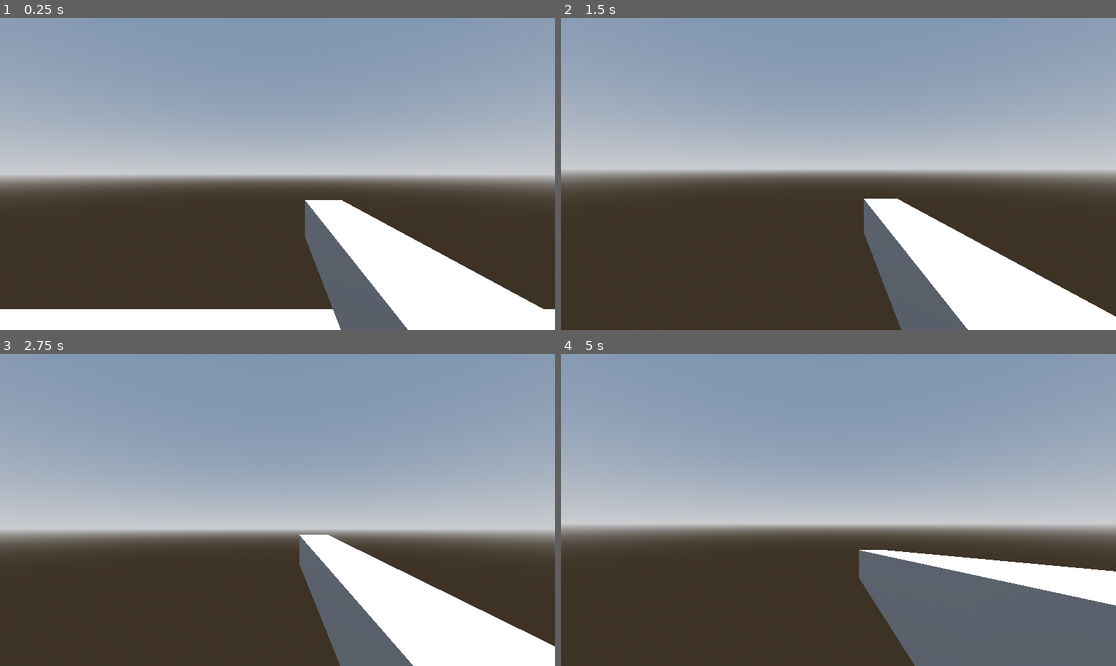
Above: before the commit, frames 1-4 (two rows, left to right).
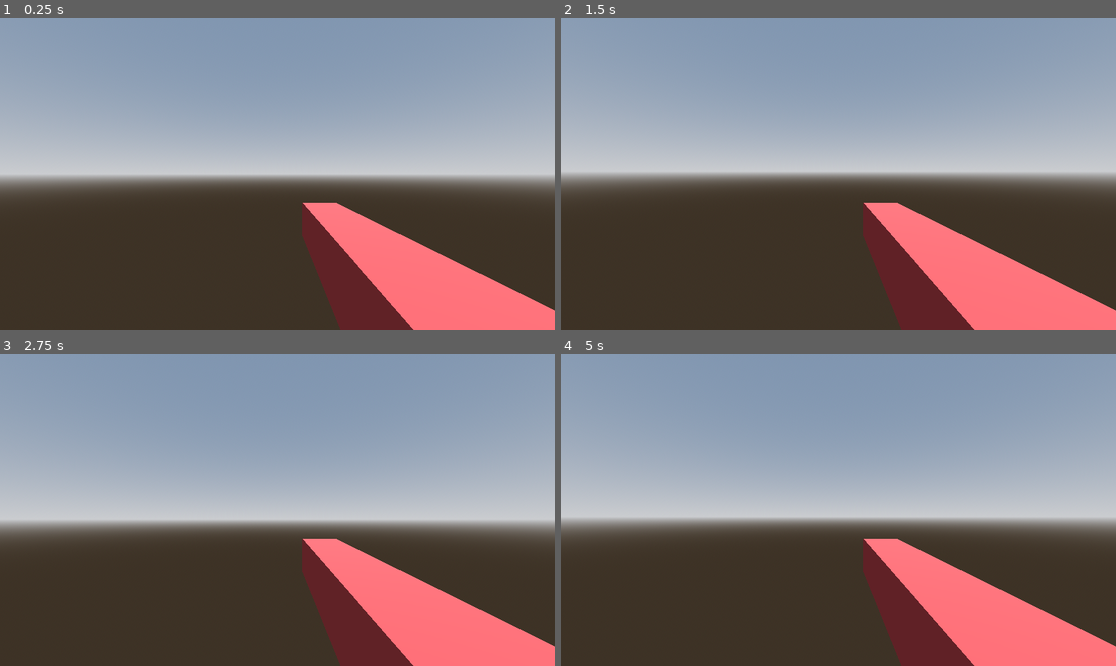
Above: after the commit, the same moments.

Repository: Shreyashz/stonelympics
Game: Godot game, scene res://Levels/test_scene.tscn
Two runs of this game, one before a commit and one after it. Both use one fixed random seed, a clock stepped at 60 frames per second and the inputs below.
Inputs (mouse positions are in pixels of both pictures, inside the frame that each line leads up to):
- Up to frame 1 (0.25 s): no input
- Up to frame 2 (1.5 s): move the mouse to (866, 174) at 0.52 s; press the mouse at (866, 174) at 0.53 s; hold W (move_forward) from 0.53 s (still down); tap Space (jump) at 0.77 s; tap Enter at 1.25 s; move the mouse to (810, 174) at 1.27 s; release the mouse at (810, 174) at 1.28 s; click (810, 174) at 1.35 s
- Up to frame 3 (2.75 s): keep holding W (move_forward); tap Space (jump) at 1.52 s; move the mouse to (288, 503) at 2.02 s; press the mouse at (288, 503) at 2.03 s
- Up to frame 4 (5 s): keep holding W (move_forward); tap Space (jump) at 2.75, 3.02, 3.77, 4.52 s; move the mouse to (832, 516) at 2.77 s; release the mouse at (832, 516) at 2.78 s; click (832, 516) at 2.85 s; move the mouse to (877, 513) at 3.52 s; press the mouse at (877, 513) at 3.53 s; tap Enter at 4.25 s; move the mouse to (794, 506) at 4.27 s; release the mouse at (794, 506) at 4.28 s; click (794, 506) at 4.35 s

The runs differ from the first frame. In frame 1, 15% of the frame differs, in the area x 0-100%, y 58-100%; in frame 2, 13%; in frame 3, 18%; in frame 4, 20%, in the area x 0-100%, y 52-100%.

Commit message:
Hands added as well as grab machanic with little bug when the roations are way faster

Diff:
--- a/Levels/test_scene.tscn
+++ b/Levels/test_scene.tscn
@@ -1,6 +1,7 @@
-[gd_scene load_steps=7 format=3 uid="uid://drxbc4q41gwl0"]
+[gd_scene load_steps=8 format=3 uid="uid://drxbc4q41gwl0"]
 
 [ext_resource type="PackedScene" uid="uid://c0t3nqlqllq6p" path="res://prefabs/PlayerBody.tscn" id="1_abhxl"]
+[ext_resource type="PackedScene" uid="uid://bl0lhu0y40bu6" path="res://prefabs/Pickable_Item_rb.tscn" id="2_g54tn"]
 
 [sub_resource type="ProceduralSkyMaterial" id="ProceduralSkyMaterial_vwa3x"]
 sky_horizon_color = Color(0.662243, 0.671743, 0.686743, 1)
@@ -42,3 +43,6 @@
 
 [node name="PlayerBody" parent="." instance=ExtResource("1_abhxl")]
 transform = Transform3D(0.4, 0, 0, 0, 0.4, 0, 0, 0, 0.4, 0, 0.036741, 0)
+
+[node name="PIckable" parent="." instance=ExtResource("2_g54tn")]
+transform = Transform3D(1, 0, 0, 0, 1, 0, 0, 0, 1, 2.18659, -0.108659, -0.015494)
--- a/Scripts/player_body.gd
+++ b/Scripts/player_body.gd
@@ -1,10 +1,13 @@
 extends CharacterBody3D
-
+@export_category("Camera and Player Controls")
 @export var MOUSE_SENSITIVITY :float = 0.5
 @export var tilt_upper_limit := deg_to_rad(85)
 @export var tilt_lower_limit := deg_to_rad(-85)
 @export var CAMERA_CONTROLLER :Camera3D
+@export_category("Hands Control")
 @export var hand_animation_player: AnimationPlayer
+@export var raycast: RayCast3D
+@export var palm: Node3D
 
 const SPEED = 5.0
 const JUMP_VELOCITY = 4.5
@@ -16,12 +19,11 @@
 var player_rotation:Vector3
 var camera_rotation: Vector3
 
+var pickupObj
 
 func _input(event):
 	if event.is_action_pressed("escape"):
 		get_tree().quit()
-	if event.is_action_pressed("primary_fire"):
-		hand_animation_player.play("grab")
 
 func _unhandled_input(event: InputEvent) -> void:
 	mouse_input = event is InputEventMouseMotion and Input.get_mouse_mode() == Input.MOUSE_MODE_CAPTURED
@@ -47,6 +49,17 @@
 func _ready() -> void:
 	Input.mouse_mode = Input.MOUSE_MODE_CAPTURED
 
+func _process(delta: float) -> void:
+	pickupObj = raycast.get_collider()
+	if raycast.is_colliding():
+		if pickupObj.is_in_group("pickable"):
+			if Input.is_action_pressed("primary_fire"):
+				pickupObj.global_position = palm.global_position
+				pickupObj.global_rotation = palm.global_rotation
+				pickupObj.collision_layer = 2
+				pickupObj.linear_velocity = Vector3(0.1, 3.0, 0.1)
+			if Input.is_action_just_pressed("primary_fire"):
+				hand_animation_player.play("grab")
 func _physics_process(delta: float) -> void:
 	# Add the gravity.
 	if not is_on_floor():
--- /dev/null
+++ b/prefabs/Pickable_Item_rb.tscn
@@ -0,0 +1,19 @@
+[gd_scene load_steps=4 format=3 uid="uid://bl0lhu0y40bu6"]
+
+[sub_resource type="BoxShape3D" id="BoxShape3D_7vx2n"]
+size = Vector3(0.5, 0.5, 0.5)
+
+[sub_resource type="StandardMaterial3D" id="StandardMaterial3D_7vx2n"]
+albedo_color = Color(0.05, 0.366667, 1, 1)
+
+[sub_resource type="BoxMesh" id="BoxMesh_m33wc"]
+size = Vector3(0.5, 0.5, 0.5)
+
+[node name="PIckable" type="RigidBody3D" groups=["pickable"]]
+
+[node name="CollisionShape3D" type="CollisionShape3D" parent="."]
+shape = SubResource("BoxShape3D_7vx2n")
+
+[node name="MeshInstance3D" type="MeshInstance3D" parent="."]
+material_override = SubResource("StandardMaterial3D_7vx2n")
+mesh = SubResource("BoxMesh_m33wc")
--- a/prefabs/PlayerBody.tscn
+++ b/prefabs/PlayerBody.tscn
@@ -1,11 +1,14 @@
-[gd_scene load_steps=7 format=3 uid="uid://c0t3nqlqllq6p"]
+[gd_scene load_steps=8 format=3 uid="uid://c0t3nqlqllq6p"]
 
 [ext_resource type="Script" uid="uid://cp6unkuwx4jl3" path="res://Scripts/player_body.gd" id="1_op8cb"]
 
 [sub_resource type="CapsuleShape3D" id="CapsuleShape3D_qo75c"]
 
+[sub_resource type="StandardMaterial3D" id="StandardMaterial3D_op8cb"]
+albedo_color = Color(0.61, 0.2074, 0.2074, 1)
+
 [sub_resource type="BoxMesh" id="BoxMesh_op8cb"]
-size = Vector3(0.2, 0.2, 1.435)
+size = Vector3(0.2, 0.2, 1.2)
 
 [sub_resource type="Animation" id="Animation_op8cb"]
 resource_name = "grab"
@@ -35,43 +38,32 @@
 tracks/2/type = "bezier"
 tracks/2/imported = false
 tracks/2/enabled = true
-tracks/2/path = NodePath(".:position:z")
+tracks/2/path = NodePath(".:rotation:x")
 tracks/2/interp = 1
 tracks/2/loop_wrap = true
 tracks/2/keys = {
 "handle_modes": PackedInt32Array(0, 0, 0, 0),
-"points": PackedFloat32Array(-0.685, -0.25, 0, 0.11, 0, -0.385, -0.055, 0, 0.25, 0, -0.785, -0.25, 0, 0.25, 0, -0.685, -0.25, 0, 0.25, 0),
-"times": PackedFloat32Array(0, 0.166658, 0.6, 1)
+"points": PackedFloat32Array(0, -0.25, 0, 0.11, 0, 0.0523599, -0.055, 0, 0.25, 0, -0.174533, -0.25, 0, 0.25, 0, 0, -0.25, 0, 0.25, 0),
+"times": PackedFloat32Array(0, 0.166667, 0.600025, 1)
 }
 tracks/3/type = "bezier"
 tracks/3/imported = false
 tracks/3/enabled = true
-tracks/3/path = NodePath(".:rotation:x")
+tracks/3/path = NodePath(".:rotation:y")
 tracks/3/interp = 1
 tracks/3/loop_wrap = true
 tracks/3/keys = {
 "handle_modes": PackedInt32Array(0, 0, 0, 0),
-"points": PackedFloat32Array(0, -0.25, 0, 0.11, 0, 0.0523599, -0.055, 0, 0.25, 0, -0.174533, -0.25, 0, 0.25, 0, 0, -0.25, 0, 0.25, 0),
+"points": PackedFloat32Array(0, -0.25, 0, 0.11, 0, 0, -0.055, 0, 0.25, 0, 0, -0.25, 0, 0.25, 0, 0, -0.25, 0, 0.25, 0),
 "times": PackedFloat32Array(0, 0.166667, 0.600025, 1)
 }
 tracks/4/type = "bezier"
 tracks/4/imported = false
 tracks/4/enabled = true
-tracks/4/path = NodePath(".:rotation:y")
+tracks/4/path = NodePath(".:rotation:z")
 tracks/4/interp = 1
 tracks/4/loop_wrap = true
 tracks/4/keys = {
-"handle_modes": PackedInt32Array(0, 0, 0, 0),
-"points": PackedFloat32Array(0, -0.25, 0, 0.11, 0, 0, -0.055, 0, 0.25, 0, 0, -0.25, 0, 0.25, 0, 0, -0.25, 0, 0.25, 0),
-"times": PackedFloat32Array(0, 0.166667, 0.600025, 1)
-}
-tracks/5/type = "bezier"
-tracks/5/imported = false
-tracks/5/enabled = true
-tracks/5/path = NodePath(".:rotation:z")
-tracks/5/interp = 1
-tracks/5/loop_wrap = true
-tracks/5/keys = {
 "handle_modes": PackedInt32Array(0, 0, 0, 0),
 "points": PackedFloat32Array(0, -0.25, 0, 0.11, 0, 0, -0.055, 0, 0.25, 0, 0, -0.25, 0, 0.25, 0, 0, -0.25, 0, 0.25, 0),
 "times": PackedFloat32Array(0, 0.166667, 0.600025, 1)
@@ -104,18 +96,18 @@
 tracks/2/type = "bezier"
 tracks/2/imported = false
 tracks/2/enabled = true
-tracks/2/path = NodePath(".:position:z")
+tracks/2/path = NodePath(".:rotation:x")
 tracks/2/interp = 1
 tracks/2/loop_wrap = true
 tracks/2/keys = {
 "handle_modes": PackedInt32Array(0),
-"points": PackedFloat32Array(-0.685, -0.25, 0, 0.25, 0),
+"points": PackedFloat32Array(0, -0.25, 0, 0.25, 0),
 "times": PackedFloat32Array(0)
 }
 tracks/3/type = "bezier"
 tracks/3/imported = false
 tracks/3/enabled = true
-tracks/3/path = NodePath(".:rotation:x")
+tracks/3/path = NodePath(".:rotation:y")
 tracks/3/interp = 1
 tracks/3/loop_wrap = true
 tracks/3/keys = {
@@ -126,21 +118,10 @@
 tracks/4/type = "bezier"
 tracks/4/imported = false
 tracks/4/enabled = true
-tracks/4/path = NodePath(".:rotation:y")
+tracks/4/path = NodePath(".:rotation:z")
 tracks/4/interp = 1
 tracks/4/loop_wrap = true
 tracks/4/keys = {
-"handle_modes": PackedInt32Array(0),
-"points": PackedFloat32Array(0, -0.25, 0, 0.25, 0),
-"times": PackedFloat32Array(0)
-}
-tracks/5/type = "bezier"
-tracks/5/imported = false
-tracks/5/enabled = true
-tracks/5/path = NodePath(".:rotation:z")
-tracks/5/interp = 1
-tracks/5/loop_wrap = true
-tracks/5/keys = {
 "handle_modes": PackedInt32Array(0),
 "points": PackedFloat32Array(0, -0.25, 0, 0.25, 0),
 "times": PackedFloat32Array(0)
@@ -152,23 +133,35 @@
 &"grab": SubResource("Animation_op8cb")
 }
 
-[node name="PlayerBody" type="CharacterBody3D" node_paths=PackedStringArray("CAMERA_CONTROLLER", "hand_animation_player")]
+[node name="player_Characterbody" type="CharacterBody3D" node_paths=PackedStringArray("CAMERA_CONTROLLER", "hand_animation_player", "raycast", "palm")]
 script = ExtResource("1_op8cb")
-CAMERA_CONTROLLER = NodePath("Camera3D")
-hand_animation_player = NodePath("Camera3D/Hand/Hand Animations")
+MOUSE_SENSITIVITY = 0.25
+CAMERA_CONTROLLER = NodePath("player_Camera")
+hand_animation_player = NodePath("player_Camera/player_hand/Hand Animations")
+raycast = NodePath("player_Camera/Grabraycast")
+palm = NodePath("player_Camera/player_palm")
 
-[node name="CollisionShape3D" type="CollisionShape3D" parent="."]
+[node name="body_player_Collision" type="CollisionShape3D" parent="."]
 shape = SubResource("CapsuleShape3D_qo75c")
 
-[node name="Camera3D" type="Camera3D" parent="."]
+[node name="player_Camera" type="Camera3D" parent="."]
+transform = Transform3D(1, 0, 0, 0, 1, 0, 0, 0, 1, 0, 0.496426, 0)
 
-[node name="Hand" type="MeshInstance3D" parent="Camera3D"]
-transform = Transform3D(1, 0, 0, 0, 1, 0, 0, 0, 1, 0.25, -0.272, -0.685)
+[node name="player_hand" type="MeshInstance3D" parent="player_Camera"]
+transform = Transform3D(1, 0, 0, 0, 1, 0, 0, 0, 1, 0.25, -0.272, -0.626)
+material_override = SubResource("StandardMaterial3D_op8cb")
 mesh = SubResource("BoxMesh_op8cb")
 skeleton = NodePath("../..")
 
-[node name="Hand Animations" type="AnimationPlayer" parent="Camera3D/Hand"]
+[node name="Hand Animations" type="AnimationPlayer" parent="player_Camera/player_hand"]
 libraries = {
 &"": SubResource("AnimationLibrary_l1bsi")
 }
-autoplay = "grab"
+
+[node name="Grabraycast" type="RayCast3D" parent="player_Camera"]
+transform = Transform3D(1, 0, 0, 0, 1, 0, 0, 0, 1, 0.254276, -0.280602, -0.5)
+target_position = Vector3(0, 0, -3)
+collision_mask = 3
+
+[node name="player_palm" type="Node3D" parent="player_Camera"]
+transform = Transform3D(1, 0, 0, 0, 1, 0, 0, 0, 1, 0.229514, -0.26331, -1.14637)
--- a/project.godot
+++ b/project.godot
@@ -14,6 +14,10 @@
 run/main_scene="uid://drxbc4q41gwl0"
 config/features=PackedStringArray("4.4", "GL Compatibility")
 config/icon="res://icon.svg"
+
+[global_group]
+
+pickable="Items that can be picked up by the player"
 
 [input]
 
